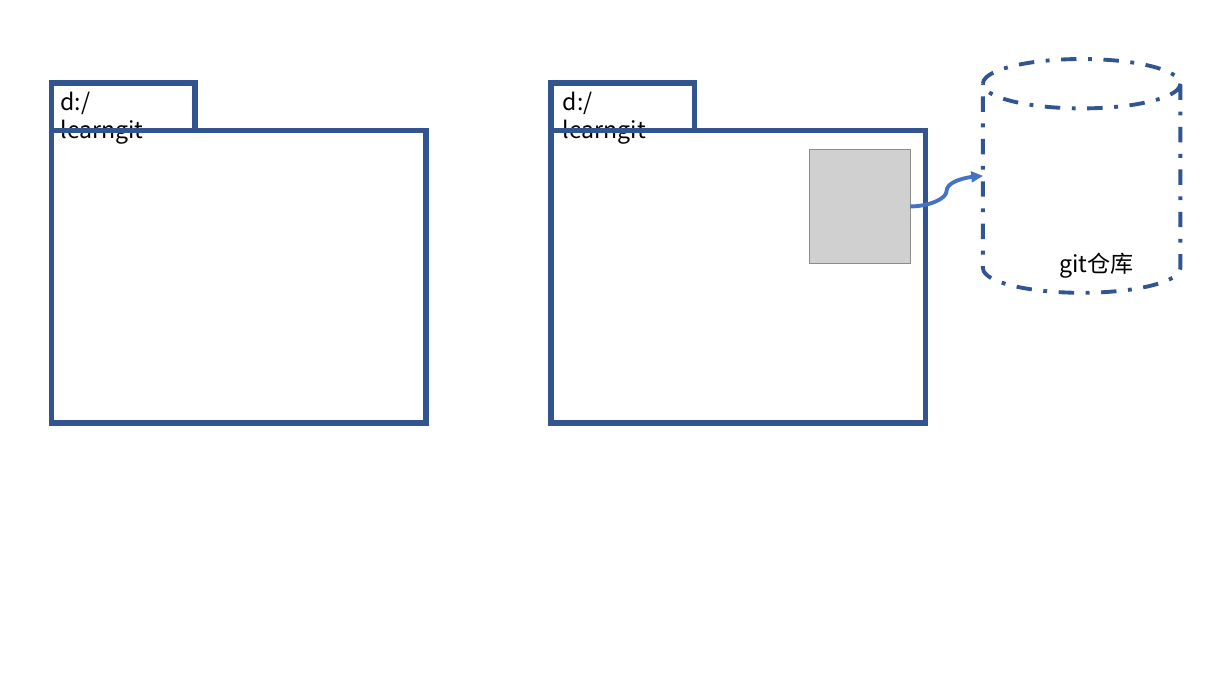
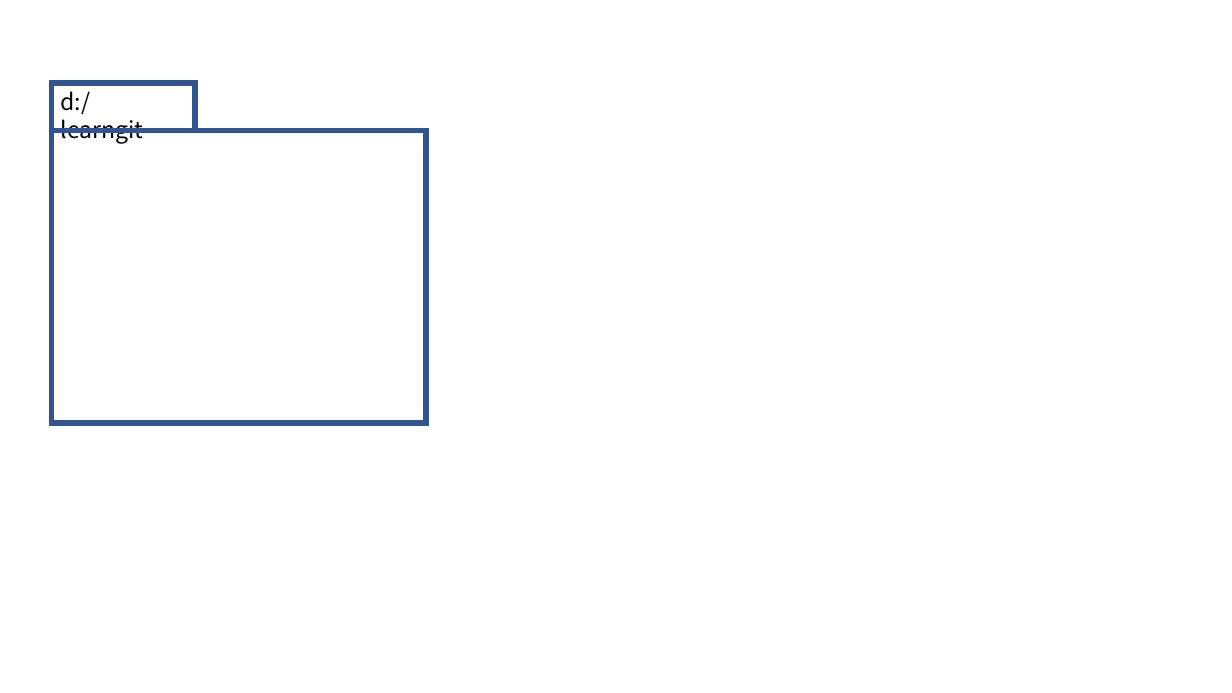
Before and after one commit to fanyouf/04-git, a slide deck: slide 1 of ppt.pptx. Drawn at 1232x693 pixels with LibreOffice and Linux fonts; fonts in the diff are those of the drawing; grey boxes stand for pictures. Boxes give left, top, right and bottom in pixels: in the first picture for what was removed or moved away, otherwise in the second. Text is boxed around its words. In the diff, an @@ line names an element or a change of style, - is before the commit and + after.

Commit message:
update ppt

```diff
--- a/ppt.pptx
+++ b/ppt.pptx
@@ cylinder removed at (983, 59, 1181, 293) @@
@@ rectangle removed at (551, 83, 695, 131) @@
@@ text removed at (563, 91, 646, 143) @@
-d:/learngit
@@ rectangle removed at (551, 130, 925, 423) @@
@@ picture removed at (810, 150, 910, 263) @@
@@ curved arrow removed from (910, 206) to (983, 176) @@
@@ text removed at (1059, 252, 1133, 277) @@
-git仓库
```
Also in this commit, not shown: 1 other slide changed, 7 slides added, 2 slides removed.
